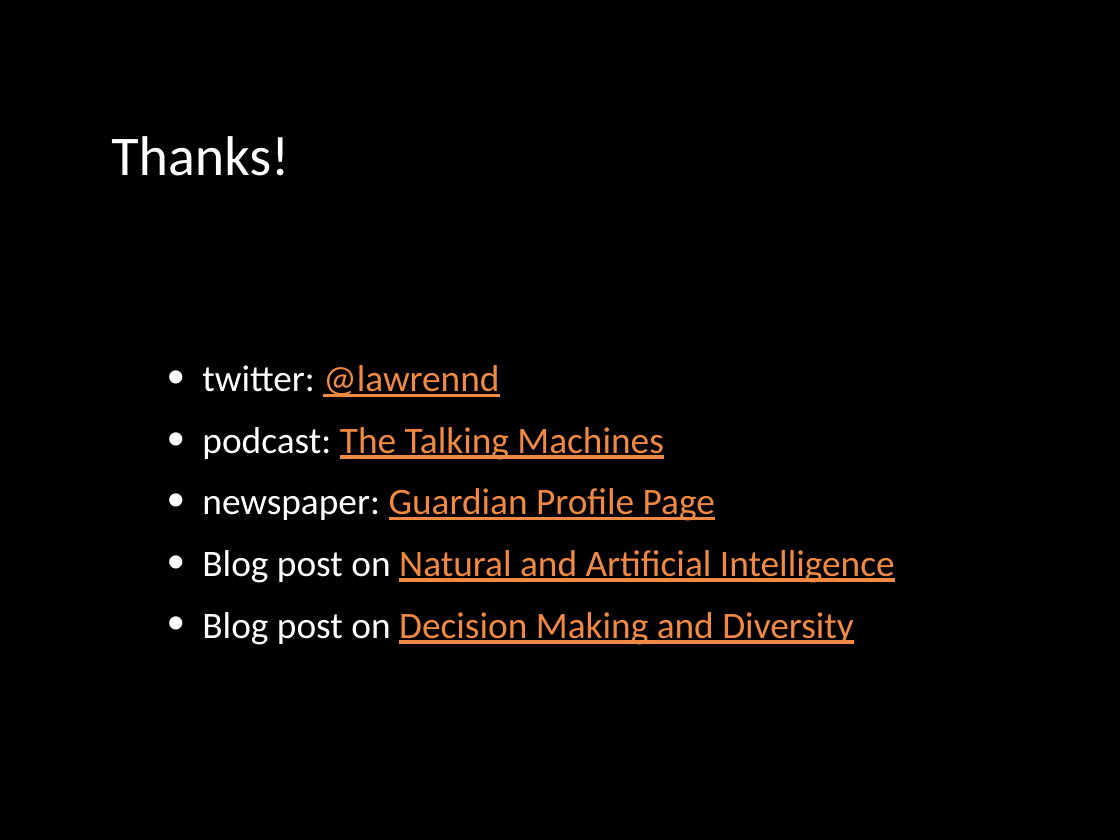
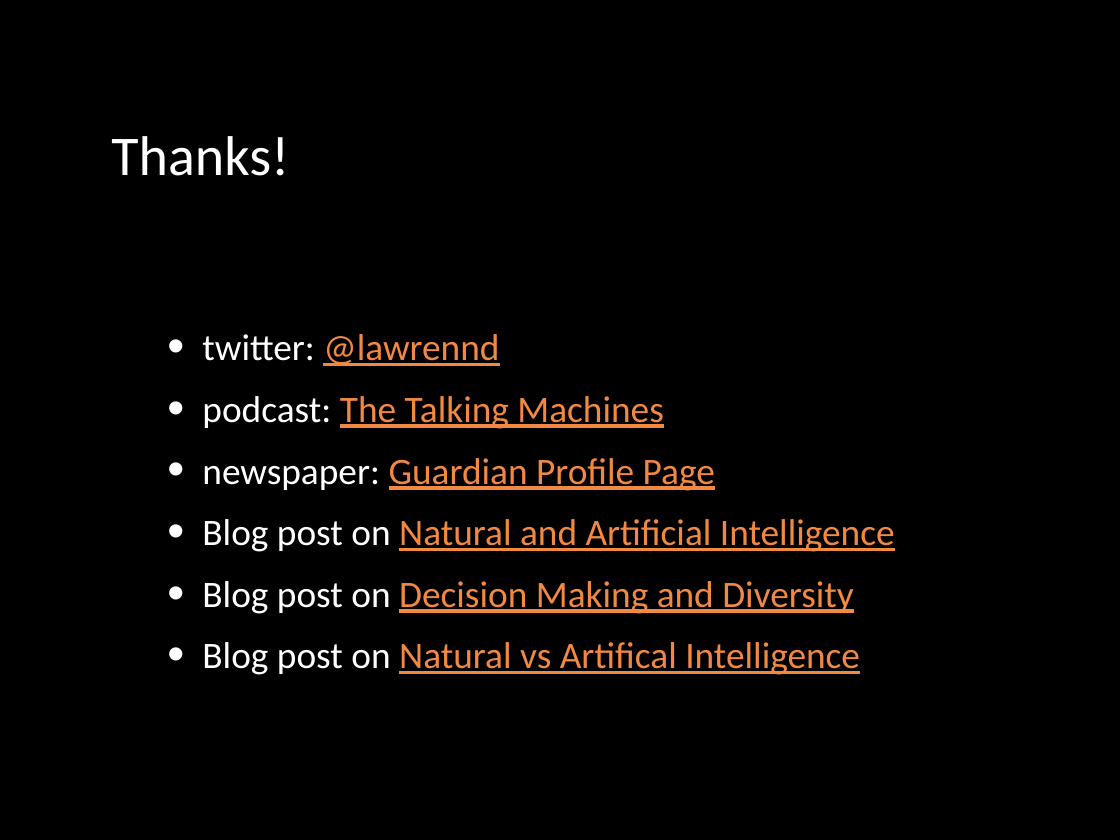
Before and after one commit to lawrennd/slides, a slide deck: slide 37 of 2019-09-20-machine-learning-systems-design.pptx (slide 23 before the commit). Drawn at 1120x840 pixels with LibreOffice and Linux fonts; fonts in the diff are those of the drawing. Boxes give left, top, right and bottom in pixels: in the first picture for what was removed or moved away, otherwise in the second. Text is boxed around its words. In the diff, an @@ line names an element or a change of style, - is before the commit and + after.

```diff
--- a/2019-09-20-machine-learning-systems-design.pptx
+++ b/2019-09-20-machine-learning-systems-design.pptx
@@ text at (202, 642, 860, 675): paragraph added @@
+  • Blog post on Natural vs Artifical Intelligence
```
Also in this commit, not shown: 1 other slide changed, 19 slides added, 4 slides removed, 1 other file.
